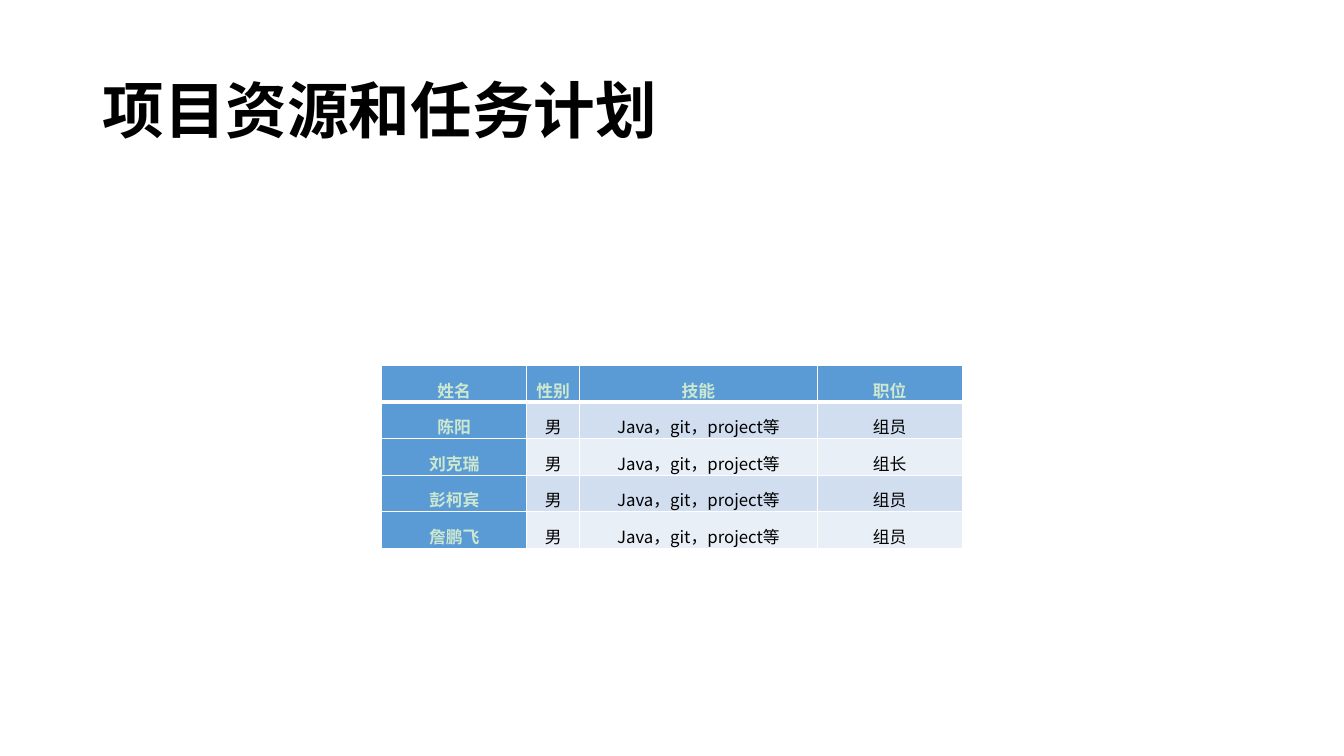
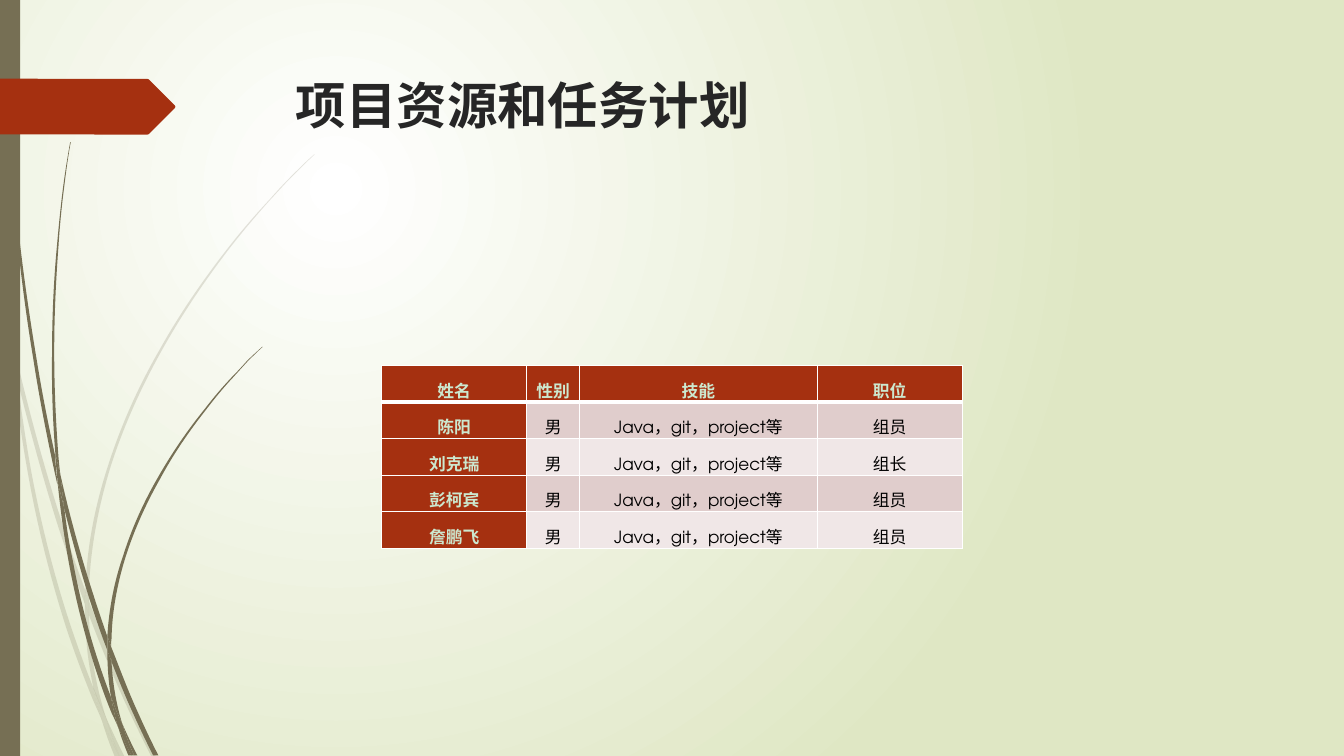
Before and after one commit to bhsei/16TeamD, a slide deck: slide 6 of 项目展示PPT/项目计划书PPT.pptx. Drawn at 1344x756 pixels with LibreOffice and Linux fonts; fonts in the diff are those of the drawing. Boxes give left, top, right and bottom in pixels: in the first picture for what was removed or moved away, otherwise in the second. Text is boxed around its words. In the diff, an @@ line names an element or a change of style, - is before the commit and + after.

Commit message:
项目计划书PPT第二版

```diff
--- a/项目展示PPT/项目计划书PPT.pptx
+++ b/项目展示PPT/项目计划书PPT.pptx
@@ background #CCE8CF to gradient #FFFFFF to #DFE8C4 @@
@@ rectangle added at (0, 0, 20, 756), fill #766F54 @@
@@ freeform shape added at (0, 79, 175, 134), fill #A53010 @@
@@ title "项目资源和任务计划": place and size @@
-title "项目资源和任务计划" at (102, 80, 656, 139)
+title "项目资源和任务计划" at (296, 81, 750, 129)
@@ title "项目资源和任务计划" at (296, 81, 750, 129): size 44 to 36 pt, font Noto Sans CJK SC to TeX Gyre Adventor, text colour #000000 to #262626; line spacing 0.9 to 1; vertical alignment middle to top @@
@@ table at (382, 366, 964, 551) @@
@@ fill #5B9BD5 to #A53010 in 8 cells @@
@@ fill #D2DEEF to #E1CDCC in 6 cells @@
@@ fill #EAEFF7 to #F0E8E7 in 6 cells @@
@@ font Noto Sans CJK SC to TeX Gyre Adventor @@
@@ group added at (0, 154, 315, 756): 10 freeform shapes @@
@@ group added at (3, 0, 262, 756): 12 freeform shapes @@
```
Also in this commit, not shown: 6 other slides changed, 1 slide added.
